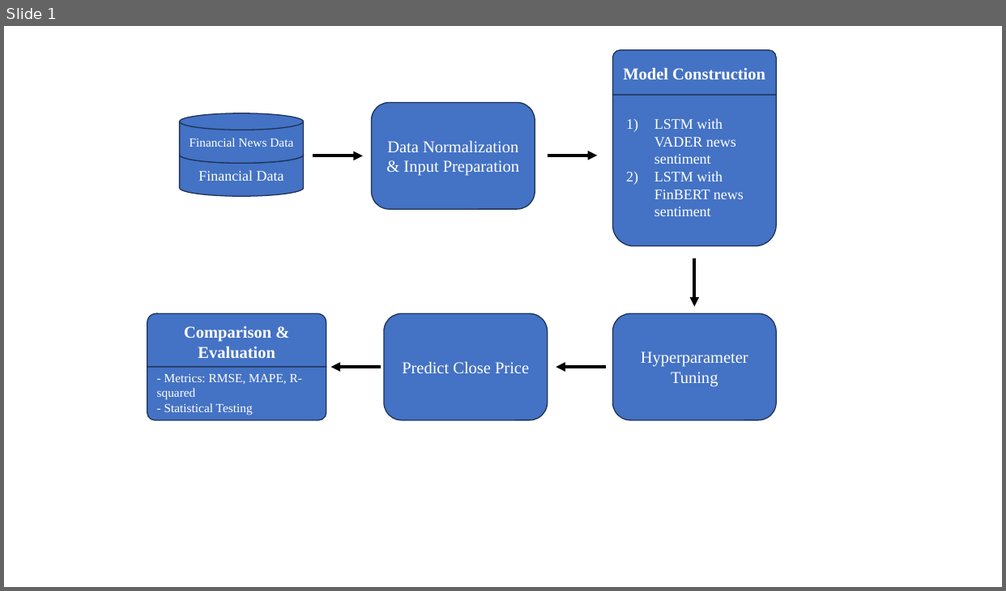
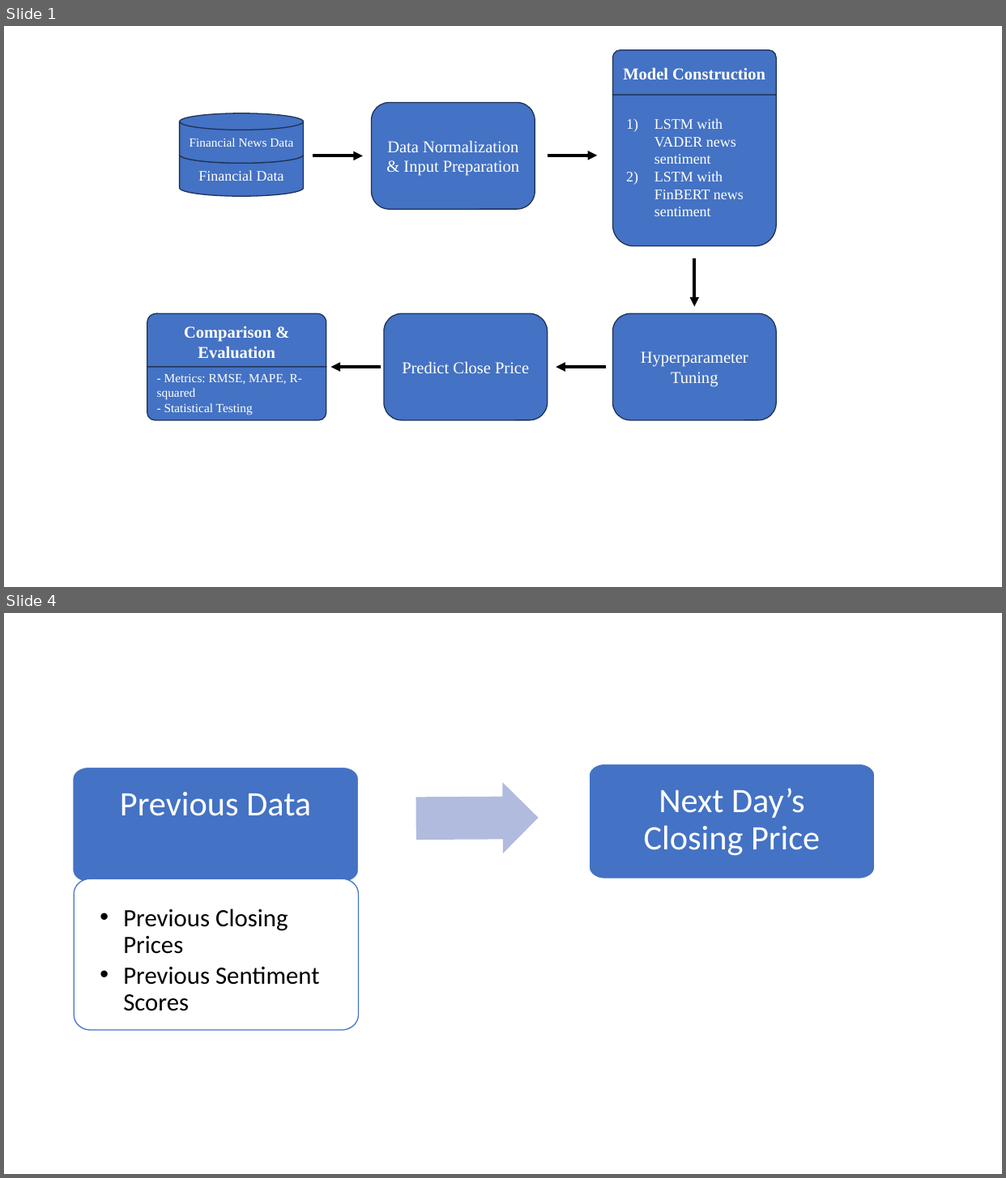
Before and after one commit to Pacholleck/Comparative-Analysis-of-Sentiment-Analysis-Techniques-for-Stock-Price-Prediction, a slide deck: New Approach/Figures/Figures.pptx. Shown one above the other, each under a label of ours: slide 1 before the commit, slides 1 and 4 after it; the slides between them are not shown. The pictures are 1006x591 and 1006x1178 pixels, drawn with LibreOffice and Linux fonts; fonts in the diff are those of the drawing. Boxes give left, top, right and bottom in pixels: in the first picture for what was removed or moved away, otherwise in the second. Text is boxed around its words. In the diff, an @@ line names an element or a change of style, - is before the commit and + after.

```diff
--- a/New Approach/Figures/Figures.pptx
+++ b/New Approach/Figures/Figures.pptx
@@ slide 4 added at box(4, 613, 1002, 1174), background #FFFFFF @@
@@ group added at box(73, 764, 876, 1030): 4 freeform shapes @@
+Previous Data
+  • Previous Closing Prices
+  • Previous Sentiment Scores
+Next Day’s Closing Price
```
Also in this commit, not shown: 2 other slides added, 8 other files.
